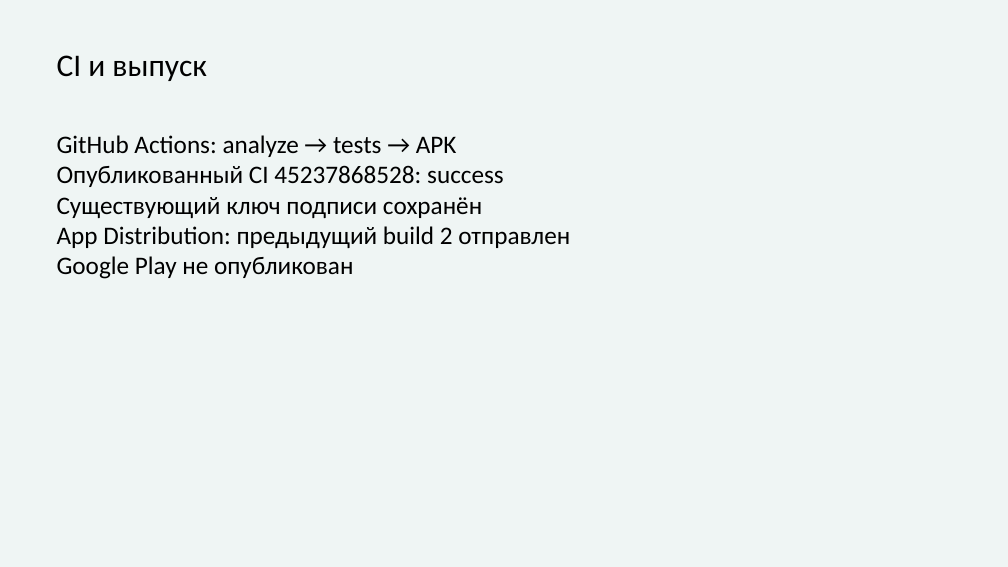
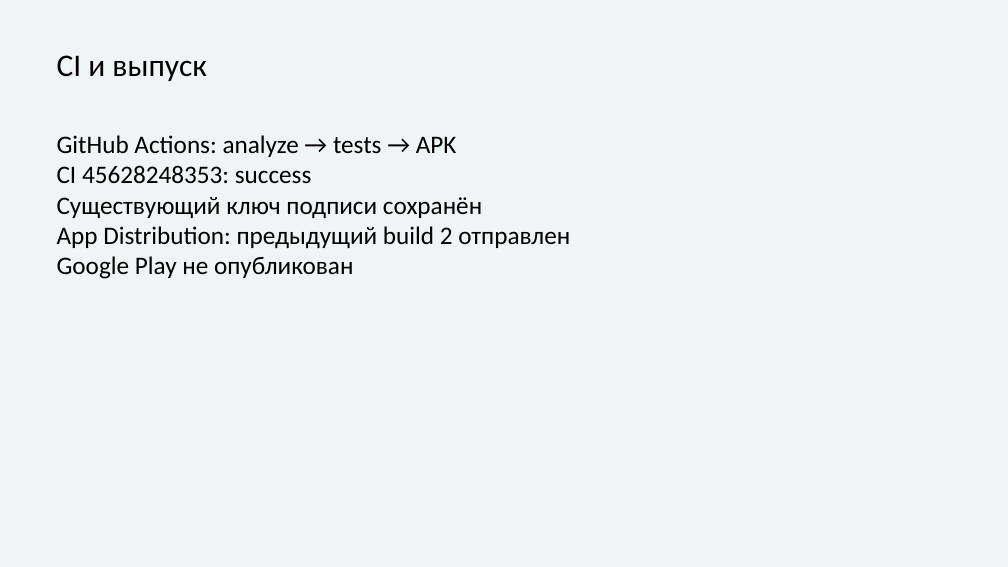
Before and after one commit to yerkesha-A/air-quality-monitor, a slide deck: slide 11 of docs/rk2/RK2_PRESENTATION.pptx. Drawn at 1008x567 pixels with LibreOffice and Linux fonts; fonts in the diff are those of the drawing. Boxes give left, top, right and bottom in pixels: in the first picture for what was removed or moved away, otherwise in the second. Text is boxed around its words. In the diff, an @@ line names an element or a change of style, - is before the commit and + after.

Commit message:
Record successful CI and final Crashlytics symbol verification

```diff
--- a/docs/rk2/RK2_PRESENTATION.pptx
+++ b/docs/rk2/RK2_PRESENTATION.pptx
@@ text at (x1=57, y1=165, x2=312, y2=184): text changed @@
-Опубликованный CI 45237868528: success
+CI 45628248353: success
```
Also in this commit, not shown: 12 other files.
